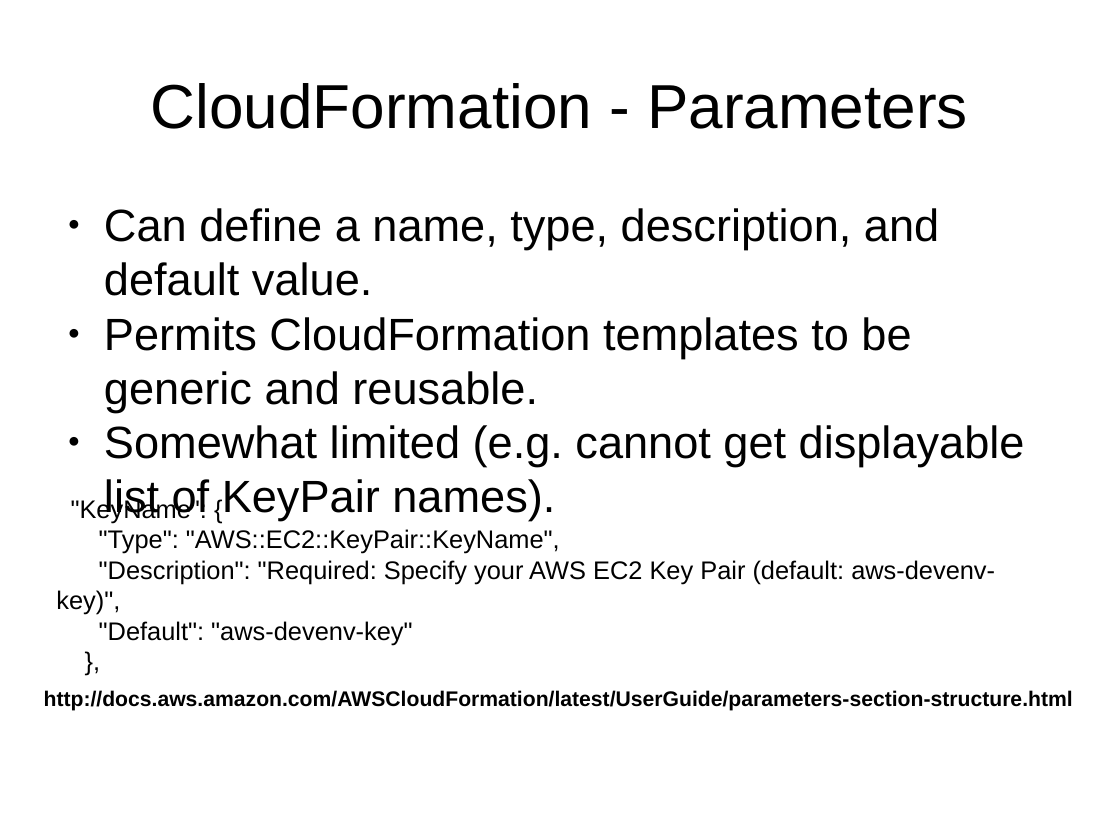
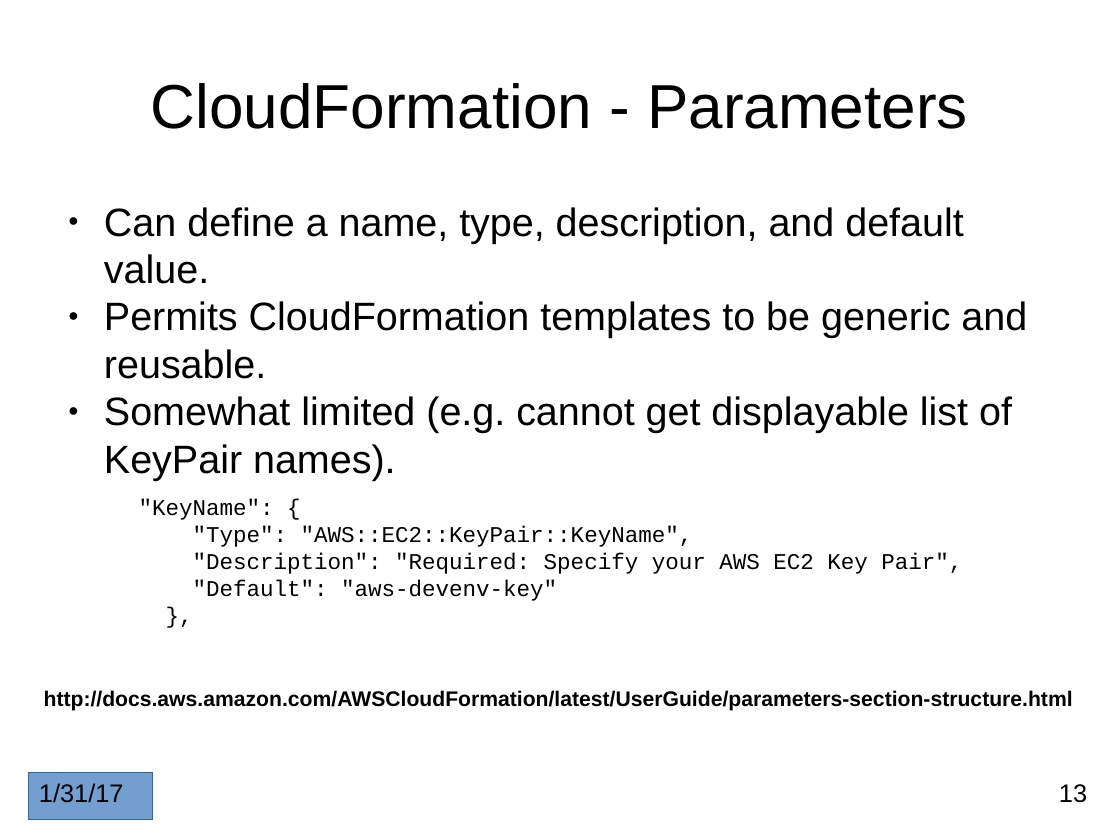
Before and after one commit to andybrucenet/aws-env-sysadmin, a slide deck: slide 13 of aws-env-sysadmin.pptx. Drawn at 1120x840 pixels with LibreOffice and Linux fonts; fonts in the diff are those of the drawing. Boxes give left, top, right and bottom in pixels: in the first picture for what was removed or moved away, otherwise in the second. Text is boxed around its words. In the diff, an @@ line names an element or a change of style, - is before the commit and + after.

```diff
--- a/aws-env-sysadmin.pptx
+++ b/aws-env-sysadmin.pptx
@@ text "Can define a name, type, ..." at bbox=[104, 207, 1027, 433]: size 32 to 28 pt @@
@@ text ""KeyName": {": place and size @@
-text ""KeyName": {" at bbox=[56, 497, 995, 645]
+text ""KeyName": {" at bbox=[139, 498, 962, 601]
@@ text at bbox=[139, 498, 693, 601]: size 18 to 16 pt, font Arial to Courier New in ""KeyName": {", ""Type": "AWS::EC2::KeyPair::KeyName",", ""Default": "aws-devenv-key"", "}," @@
@@ text at bbox=[193, 553, 962, 574]: text changed; size 18 to 16 pt; font Arial to Courier New @@
-"Description": "Required: Specify your AWS EC2 Key Pair (default: aws-devenv-key)",
+"Description": "Required: Specify your AWS EC2 Key Pair",
@@ rectangle added at bbox=[28, 772, 152, 820], fill #729FCF, outline #3465A4 0.75 pt, 18 pt, text #000000 @@
+1/31/17
@@ page number added at bbox=[1059, 784, 1087, 803], 18 pt, text #000000 @@
+13
```
Also in this commit, not shown: 15 other slides changed, 3 slides added.
